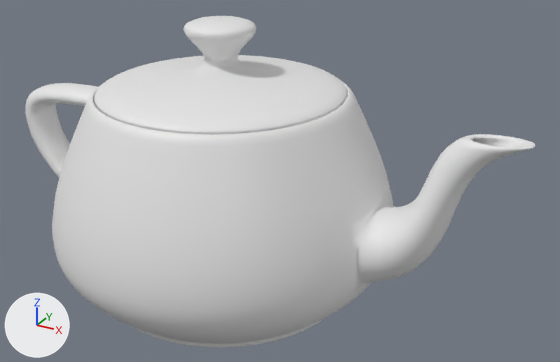
One commit to the OBJ model res/cornell_box/models/teapot.obj: the scene before it, then after it.
Camera for both pictures: a camera (50 mm lens) standing at (1.103, -1.683, 1.213) and looking at (0.157, 0.037, 0.353). Lighting does not change. The marker at lower left points along +X, +Y and +Z. Where no turn or scale is listed for an object, it has been applied to the vertices.

Names of what the first picture shows: 'teapot'.
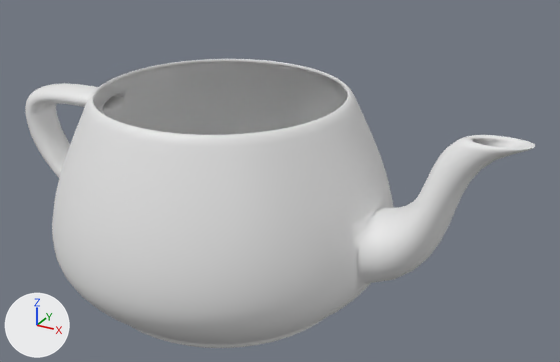
The change, as a list of edits to the scene's bpy script:
```text
Change me_teapot:
    used by ob_teapot; location = (0.0, 0.0, 0.0)
    remove me_teapot.from_pydata(...)  # 7850 vertices, 15704 faces; spans x -0.72..0.82, y -0.48..0.48, z 0.0..0.79
    add me_teapot.from_pydata(...)  # 6072 vertices, 12152 faces; spans x -0.72..0.82, y -0.48..0.48, z 0.0..0.6
    me_teapot part 1: the loose piece of 1778 vertices spanning x -0.34..0.34, y -0.34..0.34, z 0.59..0.79 is deleted
    me_teapot part 2: 51 vertices moved within x -0.7..0.34, y -0.34..0.34, z 0.2..0.59; 74 vertices removed from x -0.7..0.34, y -0.34..0.34, z 0.21..0.6; 74 vertices added at x -0.7..0.34, y -0.34..0.34, z 0.2..0.59
```

Boxes [x1, y1, x2, y2] around the edits, measured in the pictures (560 x 362 px; the box of a moved part takes in the faces that stretch with it):
'teapot', reshaped (13% shorter): before [25, 16, 535, 348]; after [25, 59, 535, 348]
part 1 of me_teapot, deleted: before [94, 16, 348, 134]
part 2 of me_teapot, moved or reshaped: before [27, 81, 352, 170]; after [27, 59, 352, 171]
